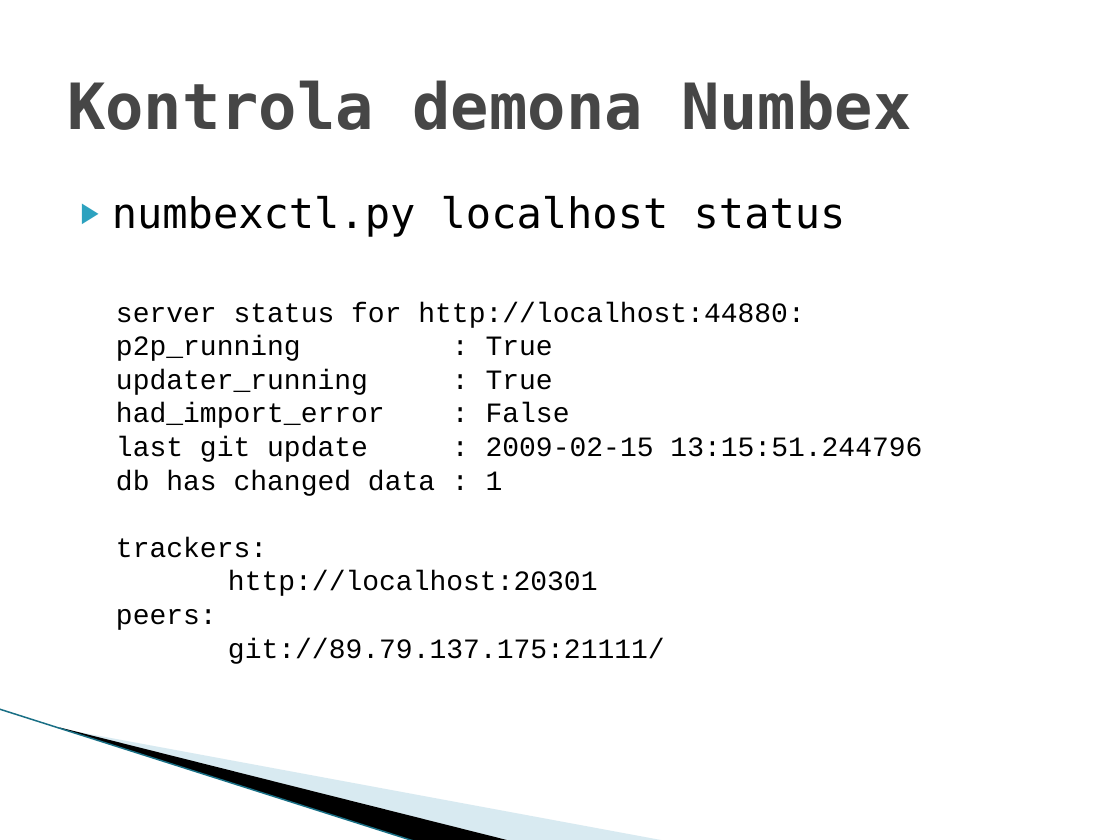
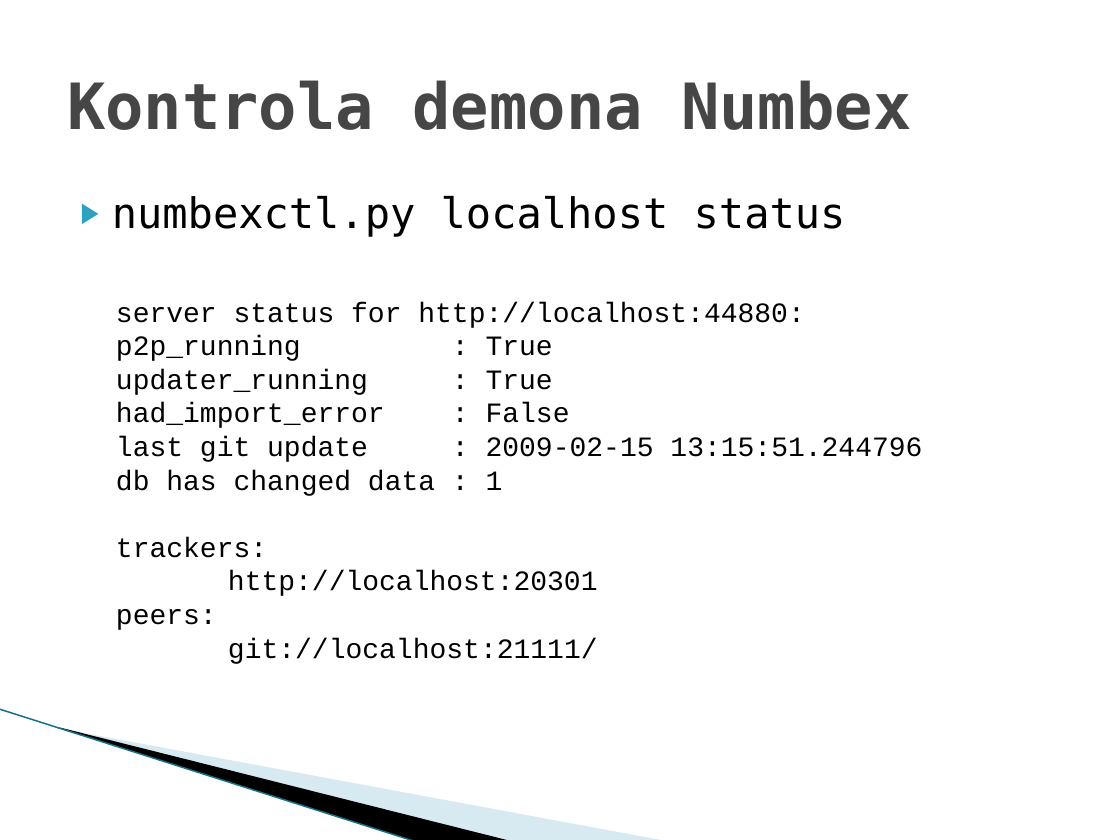
Before and after one commit to imbaczek/numbex, a slide deck: slide 28 of docs/NumbexFinalPresentation.pptx. Drawn at 1120x840 pixels with LibreOffice and Linux fonts; fonts in the diff are those of the drawing; background and template pictures are left out. Boxes give left, top, right and bottom in pixels: in the first picture for what was removed or moved away, otherwise in the second. Text is boxed around its words. In the diff, an @@ line names an element or a change of style, - is before the commit and + after.

Commit message:
Repo cleaning, new sws file, updates for presentation and user guide

```diff
--- a/docs/NumbexFinalPresentation.pptx
+++ b/docs/NumbexFinalPresentation.pptx
@@ text at (x1=228, y1=638, x2=598, y2=664): text changed @@
-git://89.79.137.175:21111/
+git://localhost:21111/
```
Also in this commit, not shown: 7 other files.
